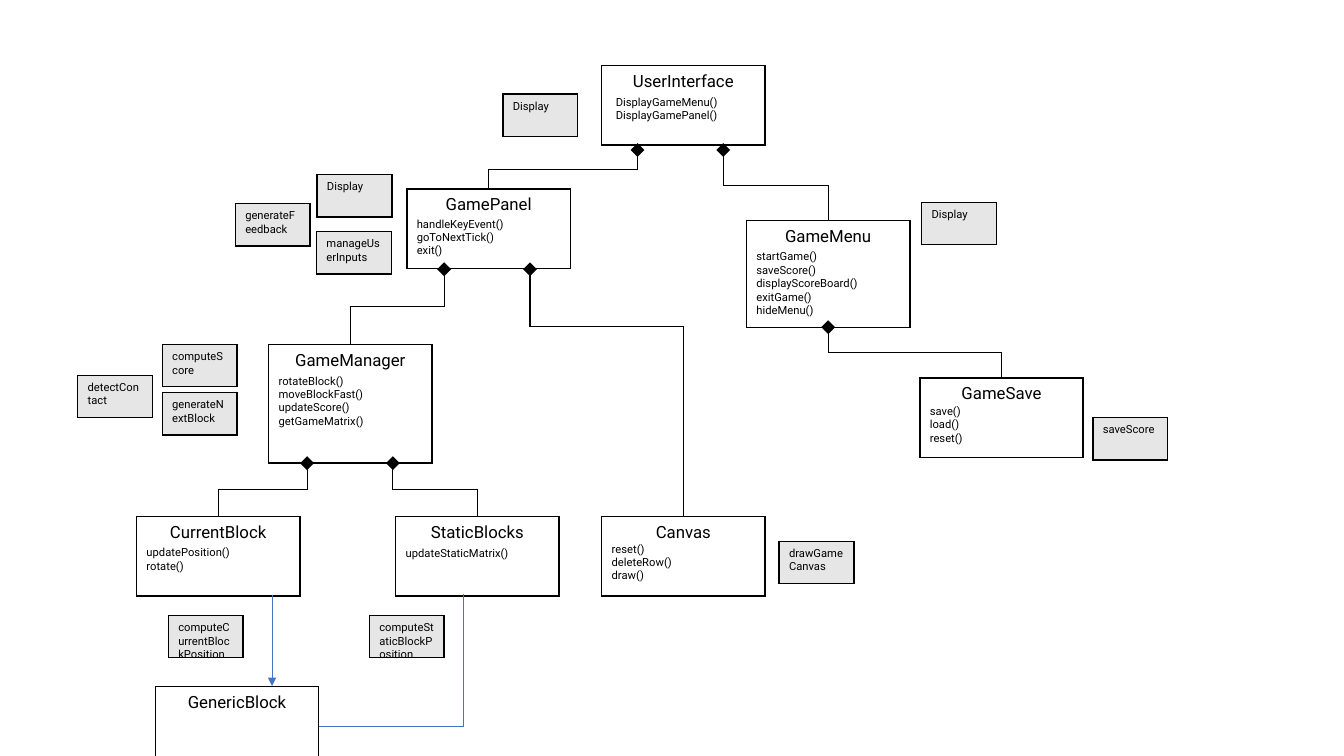
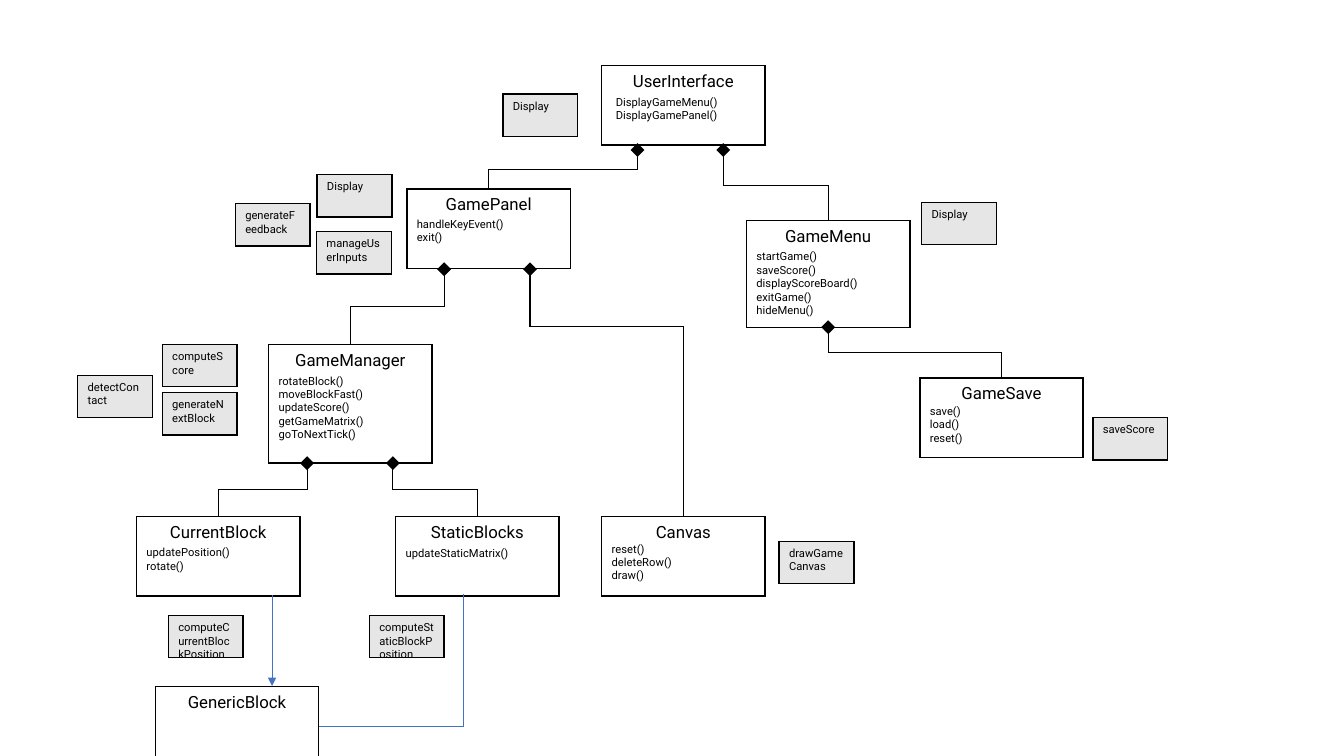
Before and after one commit to acurlier/javatetris, a slide deck: slide 3 of Readme/Illustrations/illustrations.pptx. Drawn at 1344x756 pixels with LibreOffice and Linux fonts; fonts in the diff are those of the drawing. Boxes give left, top, right and bottom in pixels: in the first picture for what was removed or moved away, otherwise in the second. Text is boxed around its words. In the diff, an @@ line names an element or a change of style, - is before the commit and + after.

```diff
--- a/Readme/Illustrations/illustrations.pptx
+++ b/Readme/Illustrations/illustrations.pptx
@@ text at [417, 232, 494, 244]: paragraph removed @@
-goToNextTick()
@@ text at [279, 429, 356, 441]: paragraph added @@
+goToNextTick()
```
Also in this commit, not shown: 6 other files.
